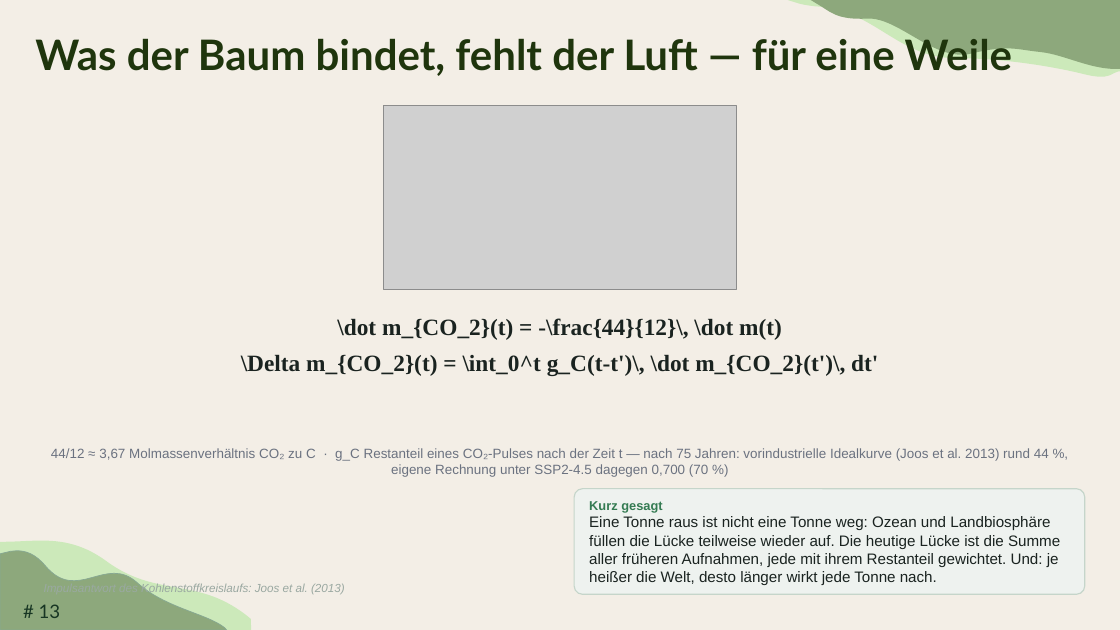
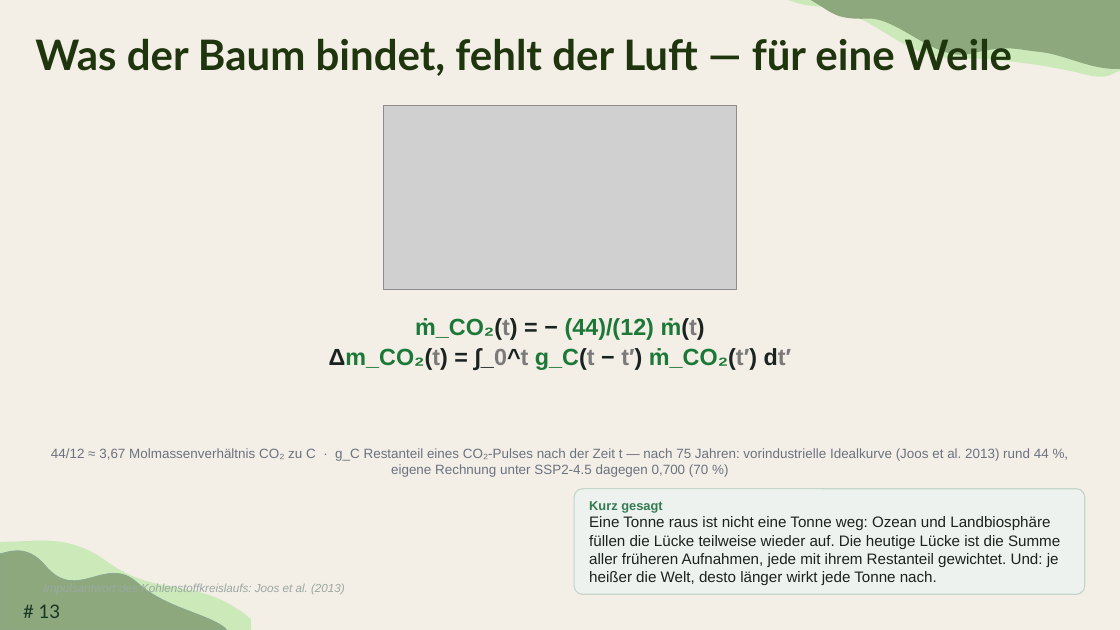
Before and after one commit to TimoDiepers/woodway, a slide deck: slide 13 of docs/slides/dissvortrag.pptx. Drawn at 1120x630 pixels with LibreOffice and Linux fonts; fonts in the diff are those of the drawing; grey boxes stand for pictures; background and template pictures are left out. Boxes give left, top, right and bottom in pixels: in the first picture for what was removed or moved away, otherwise in the second. Text is boxed around its words. In the diff, an @@ line names an element or a change of style, - is before the commit and + after.

Commit message:
feat(slides): real PowerPoint equations with a colour code per symbol
The formulas on slides 7-10, 12, 13, 17, 18 and 24 were LaTeX *source* shown
as plain text -- "\\dot m_{Stör}(t) = p_{Stör}(T)\\, m(t)" appeared literally
on the slide. They are now native OMML equations, built by nbs.omml from an
expression tree rather than typed as XML.

Getting there needed two structural facts that are not guessable and cost a
failed attempt each. PowerPoint nests a display equation as
a:p > a14:m > m:oMathPara > m:oMath -- omit the a14:m wrapper and the file
still saves and no renderer shows anything. And the whole shape is wrapped in
mc:AlternateContent: mc:Choice holds the math, mc:Fallback a plain-text copy,
and everything that is not PowerPoint displays the fallback. That is also why
python-pptx never saw these shapes: they sit inside AlternateContent, out of
reach of slide.shapes. Both branches are now written, so the equations render
as math in PowerPoint and as coloured text everywhere else.

The colour code is the point of the exercise. Each run carries its own
a:srgbClr, which is how PowerPoint stores per-symbol colour, so a symbol can
be recognised across slides and against the figures:

  green #1b7837  carbon channel   (= nbs.plots.C_CARBON, the CO2 curve)
  orange #d95f02 albedo channel   (= nbs.plots.C_ALBEDO, the albedo curve)
  red #b2182b    disturbance and risk
  dark #1a2320   balance and climate response -- the net

The equations PowerPoint already held (slides 11, 14, 21, 22) are recoloured
to the same code rather than rebuilt. Slides 7-10 are the exception: they
already colour their four numbered processes, and the balance terms now
follow those local colours instead, so each term matches its own icon. Those
four values are read out of the slides, not invented.

Slide 11 carries the key, next to where the dot notation is explained
already, and a new backup slide lists every symbol with its colour.

```diff
--- a/docs/slides/dissvortrag.pptx
+++ b/docs/slides/dissvortrag.pptx
@@ text at [329,318,792,370]: text changed; font Times New Roman to Arial; text colour #1A2320 to #1B7837 @@
-\dot m_{CO_2}(t) = -\frac{44}{12}\, \dot m(t)
-\Delta m_{CO_2}(t) = \int_0^t g_C(t-t')\, \dot m_{CO_2}(t')\, dt'
+ṁ_CO₂(t) = − (44)/(12) ṁ(t)
+Δm_CO₂(t) = ∫_0^t g_C(t − t′) ṁ_CO₂(t′) dt′
```
Also in this commit, not shown: 9 other slides changed, 1 slide added, 4 other files.
